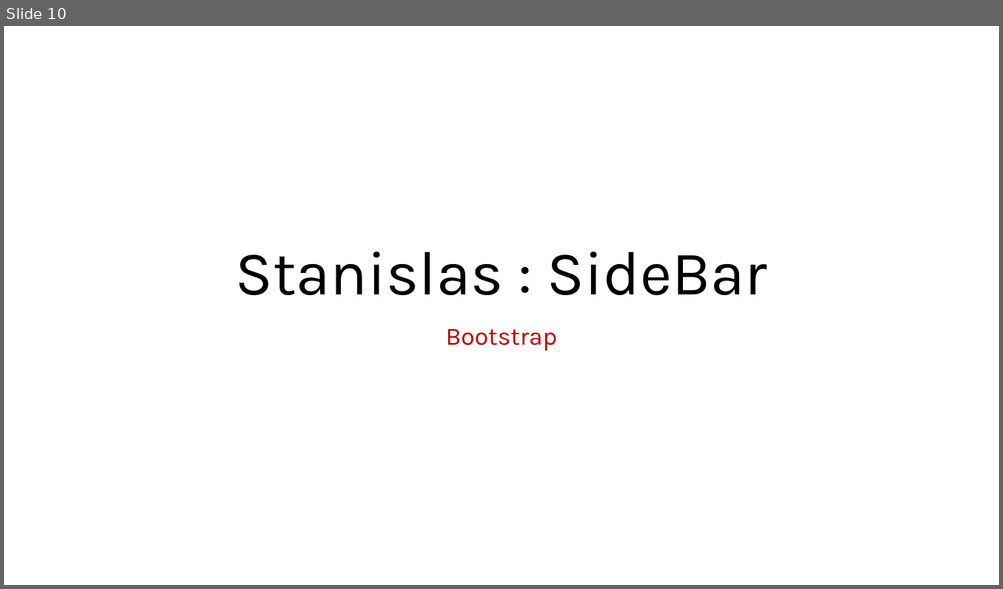
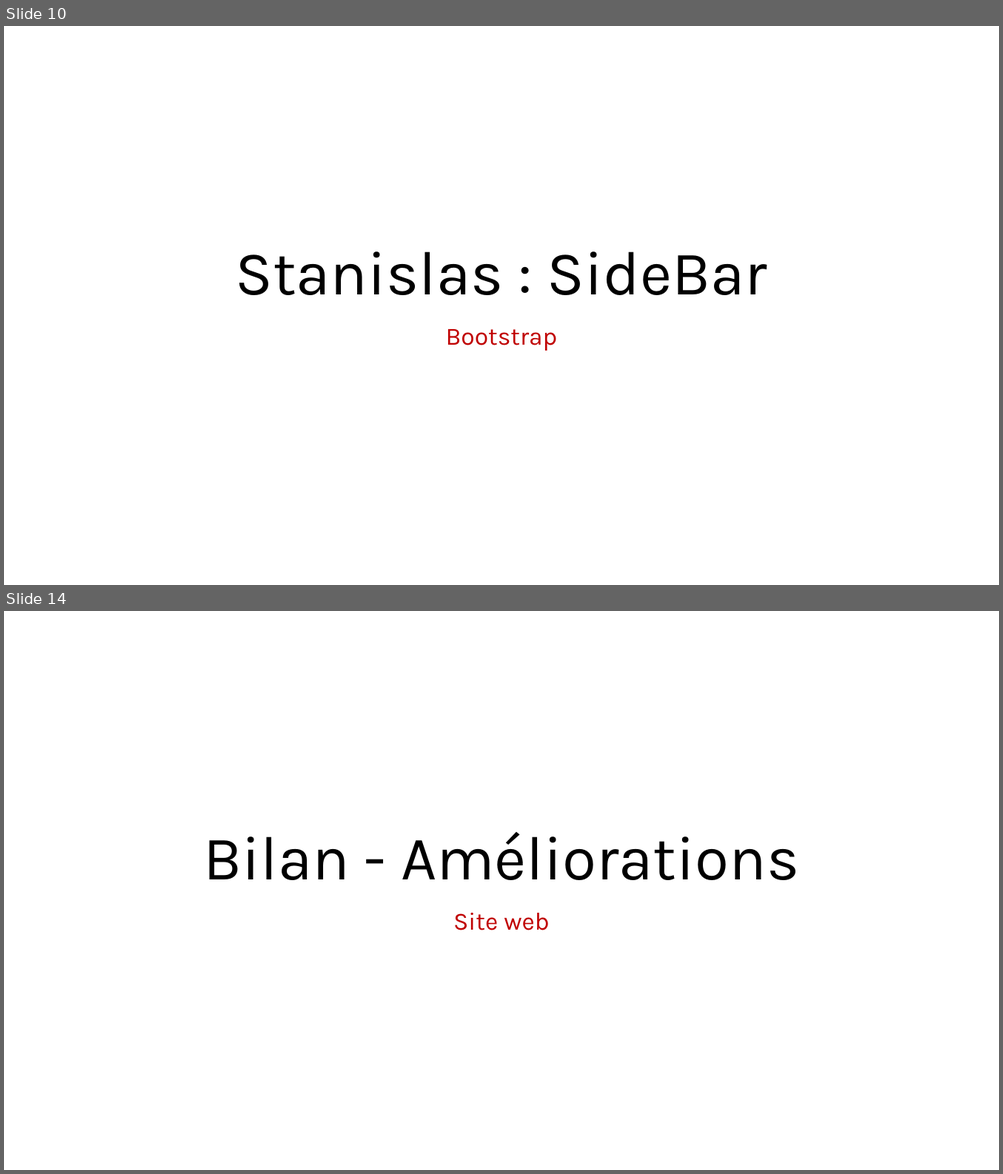
Before and after one commit to stanfrbd/stcodin, a slide deck: documents/Projet_Codin_StanislasMedrano_MohamedBoukhtam.pptx. Shown one above the other, each under a label of ours: slide 10 before the commit, slides 10 and 14 after it; the slides between them are not shown. The pictures are 1003x589 and 1003x1174 pixels, drawn with LibreOffice and Linux fonts; fonts in the diff are those of the drawing; background and template pictures are left out. Boxes give left, top, right and bottom in pixels: in the first picture for what was removed or moved away, otherwise in the second. Text is boxed around its words. In the diff, an @@ line names an element or a change of style, - is before the commit and + after.

Commit message:
fixed titles

```diff
--- a/documents/Projet_Codin_StanislasMedrano_MohamedBoukhtam.pptx
+++ b/documents/Projet_Codin_StanislasMedrano_MohamedBoukhtam.pptx
@@ slide 14 added at [4,611,999,1170], background #FFFFFF @@
@@ title added at [203,832,799,880], 60 pt, text #000000 @@
+Bilan - Améliorations
@@ subtitle added at [453,913,549,931], 24 pt, text #C00000 @@
+Site web
```
Also in this commit, not shown: 10 slides changed, 1 other slide added.
